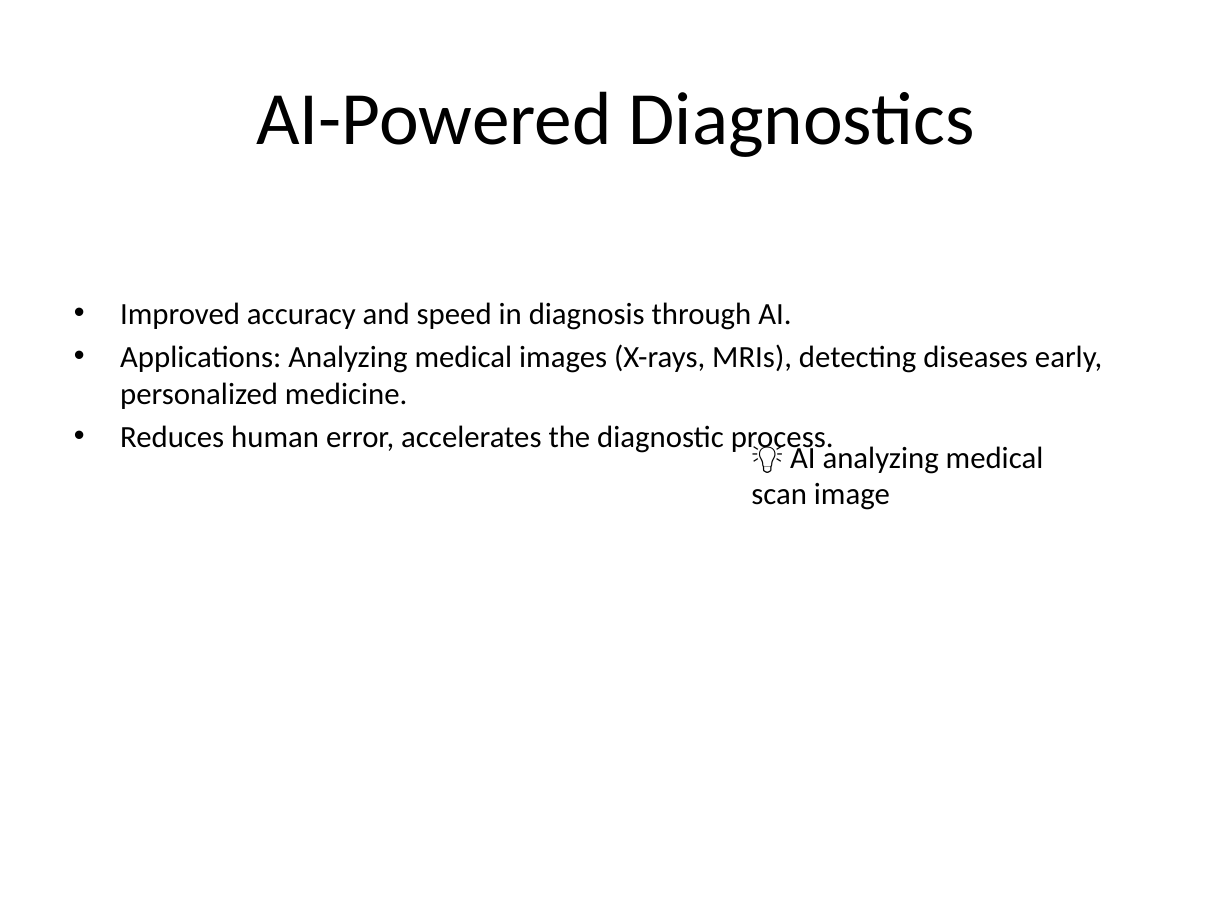
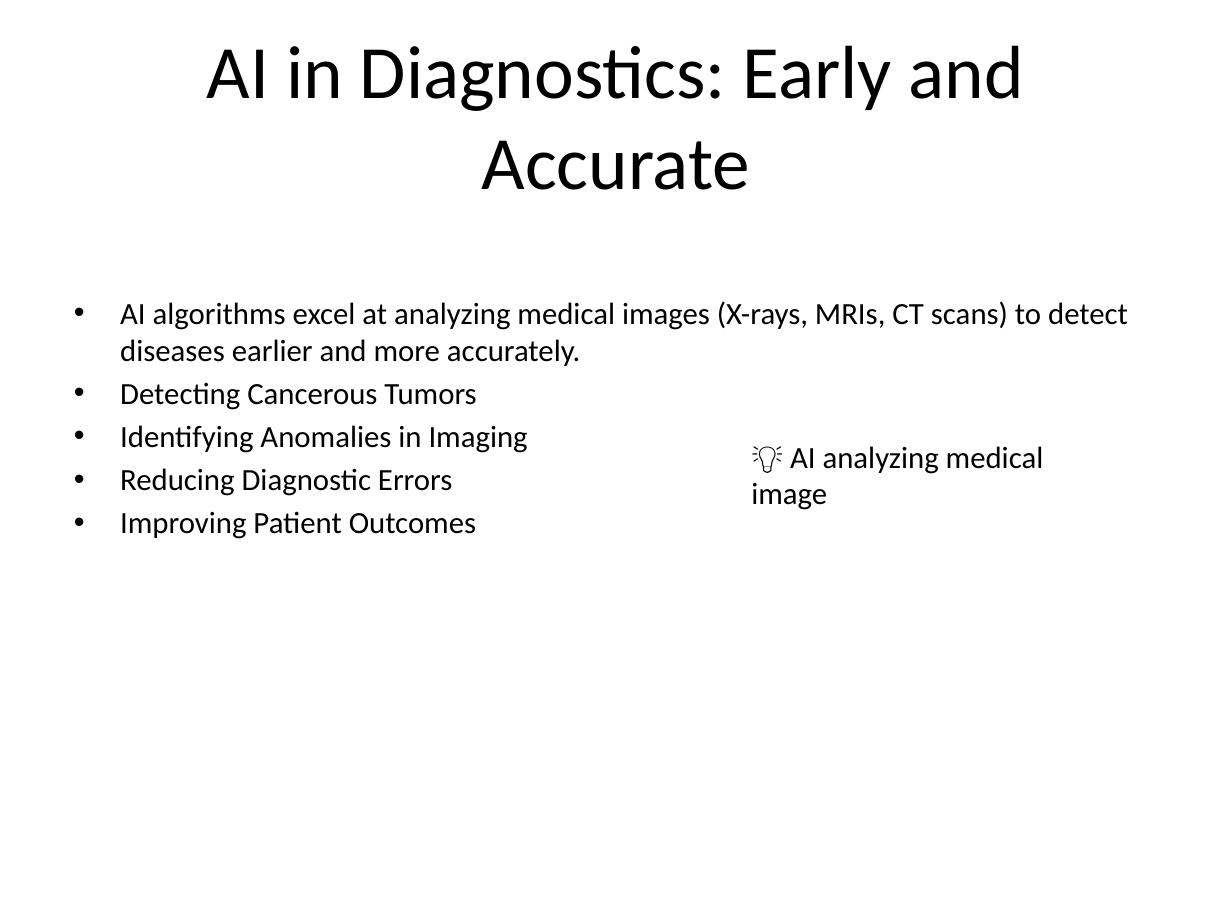
Before and after one commit to sarveshdabke/Topic-Generator-API, a slide deck: slide 4 of output/Artificial_Intelligence_in_Healthcare.pptx. Drawn at 1232x924 pixels with LibreOffice and Linux fonts; fonts in the diff are those of the drawing. Boxes give left, top, right and bottom in pixels: in the first picture for what was removed or moved away, otherwise in the second. Text is boxed around its words. In the diff, an @@ line names an element or a change of style, - is before the commit and + after.

```diff
--- a/output/Artificial_Intelligence_in_Healthcare.pptx
+++ b/output/Artificial_Intelligence_in_Healthcare.pptx
@@ title at <box>207,45,1024,190</box>: text changed @@
-AI-Powered Diagnostics
+AI in Diagnostics: Early and Accurate
@@ text at <box>120,301,1128,539</box>: text changed @@
-• Improved accuracy and speed in diagnosis through AI.
-• Applications: Analyzing medical images (X-rays, MRIs), detecting diseases early, personalized medicine.
-• Reduces human error, accelerates the diagnostic process.
+• AI algorithms excel at analyzing medical images (X-rays, MRIs, CT scans) to detect diseases earlier and more accurately.
+• Detecting Cancerous Tumors
+• Identifying Anomalies in Imaging
+• Reducing Diagnostic Errors
+• Improving Patient Outcomes
@@ text at <box>751,446,1044,510</box>: text changed @@
-💡 AI analyzing medical scan image
+💡 AI analyzing medical image
```
Also in this commit, not shown: 5 other slides changed, 2 slides added, 2 slides removed.
